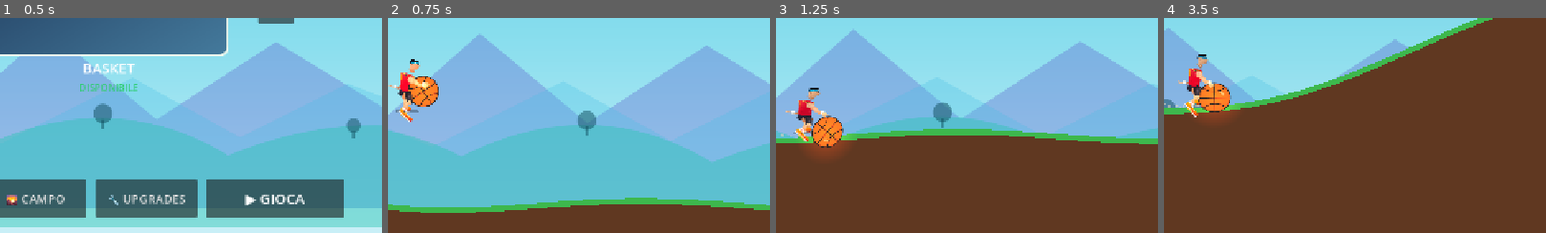
Above: before the commit, frames 1-4 (left to right).
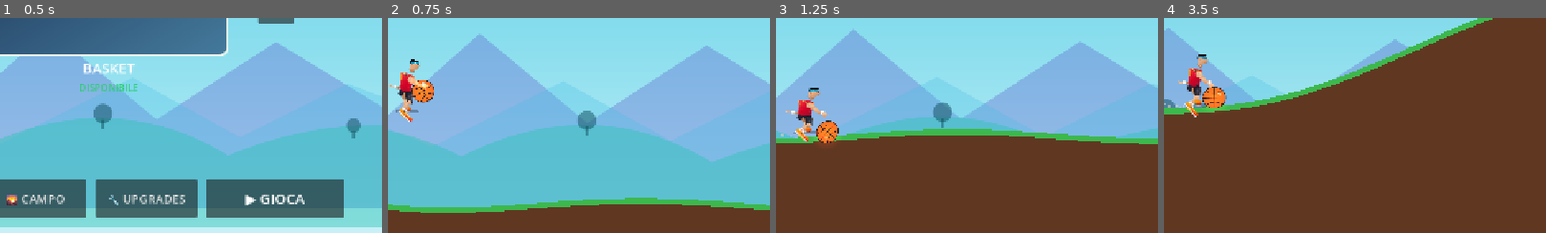
Above: after the commit, the same moments.

Repository: zannaStack/SkyHoops
Game: Godot game, scene res://scenes/main_menu.tscn
Same seed, same stepped clock (60 frames per second), same inputs: the game is played once before the commit and once after it.
Inputs (mouse positions are % of the whole screen's width and height, from its top left):
- Up to frame 1 (0.5 s): no input
- Up to frame 2 (0.75 s): click "▶ GIOCA" at 0.5 s
- Up to frame 3 (1.25 s): no input
- Up to frame 4 (3.5 s): tap Enter at 1.25 s; move the mouse to (72, 45) at 1.27 s; hold Up 1.28-2 s; tap F at 1.35, 2.85 s; click (72, 45) at 1.42 s; tap Space at 1.52, 1.82 s; drag from (30, 55) to (45, 70) at 2.02 s; move the mouse to (60, 28) at 2.77 s
The pictures show only the part of the screen within x 36-86%, y 50-100%; the shares and areas given below are measured in that part.

Frame 1 is identical in both runs. In frame 2, 0.9% of the frame differs, in the area x 2-14%, y 21-43%; in frame 3, 1.2%; in frame 4, 1.2%, in the area x 6-19%, y 25-48%.

Commit message:
fix(player): ripristina la dimensione originale (0.4) della palla da basket

Diff:
--- a/sky-hoops/scenes/player.tscn
+++ b/sky-hoops/scenes/player.tscn
@@ -761,14 +761,14 @@
 position_smoothing_enabled = true
 
 [node name="BallVisual" type="Sprite2D" parent="." unique_id=1659212538]
-position = Vector2(34, 6)
-scale = Vector2(0.55, 0.55)
+position = Vector2(30, 4)
+scale = Vector2(0.4, 0.4)
 texture = ExtResource("3_dqkch")
 
 [node name="BallLight" type="PointLight2D" parent="BallVisual" unique_id=1659212539]
 energy = 1.1
 texture = SubResource("GradientTexture2D_player_fire")
-texture_scale = 3.2
+texture_scale = 2.4
 
 [node name="DustParticles" type="CPUParticles2D" parent="." unique_id=1849201948]
 position = Vector2(-16, 28)
--- a/sky-hoops/scripts/player.gd
+++ b/sky-hoops/scripts/player.gd
@@ -29,7 +29,7 @@
 var was_on_floor: bool = true
 var dribble_timer: float = 0.0
 const BASE_PLAYER_SCALE: Vector2 = Vector2(0.75, 0.75)
-var base_ball_scale: Vector2 = Vector2(0.55, 0.55)
+var base_ball_scale: Vector2 = Vector2(0.40, 0.40)
 
 # Parametri Combo e modalità "On Fire"
 var combo_count: int = 0
Not shown, changed: sky-hoops/MAPPING.md
